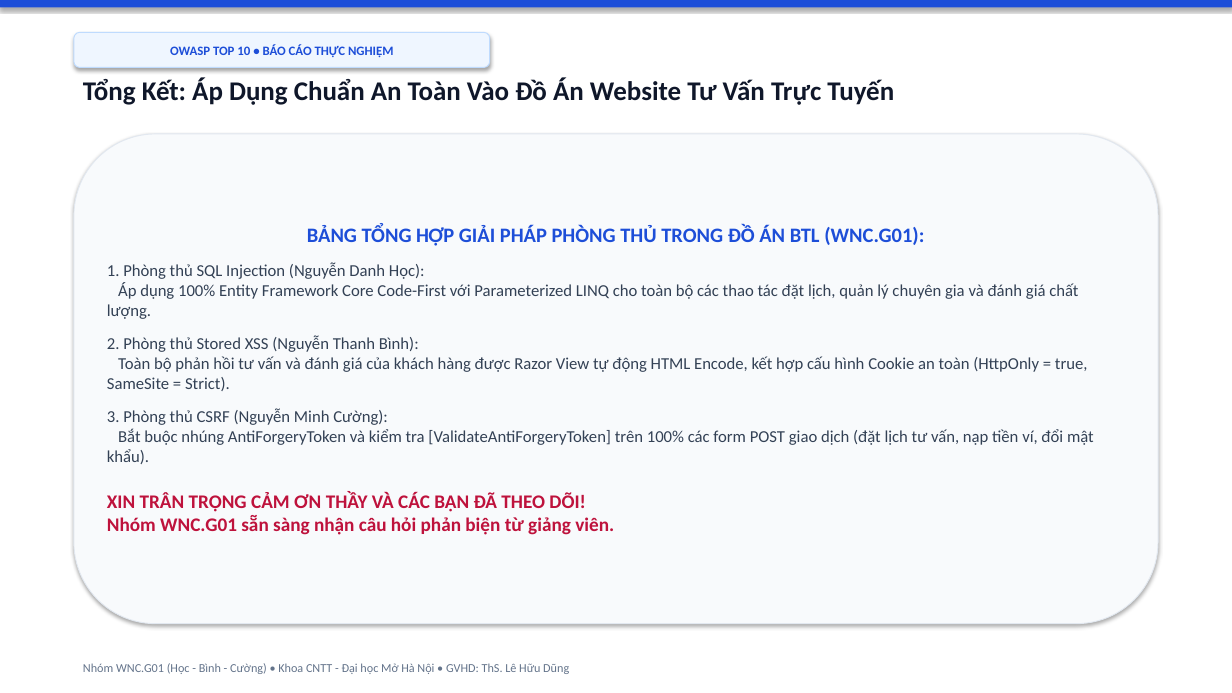
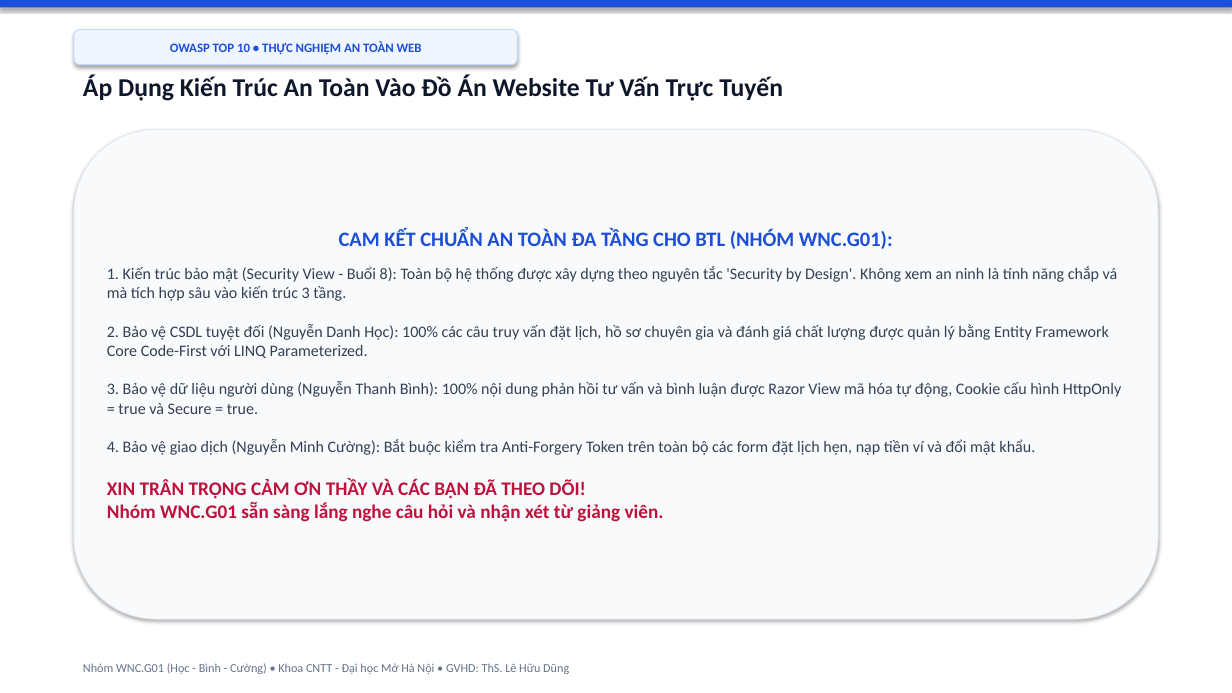
Before and after one commit to hocjsoo/OWASP_Demo, a slide deck: slide 16 of Slide_OWASP_Top3_Nhom_WNC_G01.pptx (slide 5 before the commit). Drawn at 1232x693 pixels with LibreOffice and Linux fonts; fonts in the diff are those of the drawing. Boxes give left, top, right and bottom in pixels: in the first picture for what was removed or moved away, otherwise in the second. Text is boxed around its words. In the diff, an @@ line names an element or a change of style, - is before the commit and + after.

```diff
--- a/Slide_OWASP_Top3_Nhom_WNC_G01.pptx
+++ b/Slide_OWASP_Top3_Nhom_WNC_G01.pptx
@@ rounded rectangle "OWASP TOP 10 • THỰC ...": place and size @@
-rounded rectangle "OWASP TOP 10 • THỰC ..." at bbox=[74, 32, 490, 67]
+rounded rectangle "OWASP TOP 10 • THỰC ..." at bbox=[74, 30, 518, 65]
@@ text in rounded rectangle at bbox=[170, 41, 422, 54]: text changed @@
-OWASP TOP 10 • BÁO CÁO THỰC NGHIỆM
+OWASP TOP 10 • THỰC NGHIỆM AN TOÀN WEB
@@ text at bbox=[83, 75, 783, 101]: text changed; size 21 to 20 pt @@
-Tổng Kết: Áp Dụng Chuẩn An Toàn Vào Đồ Án Website Tư Vấn Trực Tuyến
+Áp Dụng Kiến Trúc An Toàn Vào Đồ Án Website Tư Vấn Trực Tuyến
@@ rounded rectangle "CAM KẾT CHUẨN AN TOÀN ...": place and size @@
-rounded rectangle "CAM KẾT CHUẨN AN TOÀN ..." at bbox=[74, 134, 1158, 624]
+rounded rectangle "CAM KẾT CHUẨN AN TOÀN ..." at bbox=[74, 129, 1158, 619]
@@ text in rounded rectangle at bbox=[107, 229, 1121, 522]: text changed; size 13 to 12.5 pt @@
-BẢNG TỔNG HỢP GIẢI PHÁP PHÒNG THỦ TRONG ĐỒ ÁN BTL (WNC.G01):
-1. Phòng thủ SQL Injection (Nguyễn Danh Học):
-Áp dụng 100% Entity Framework Core Code-First với Parameterized LINQ cho toàn bộ các thao tác đặt lịch, quản lý chuyên gia và đánh giá chất lượng.
-2. Phòng thủ Stored XSS (Nguyễn Thanh Bình):
-Toàn bộ phản hồi tư vấn và đánh giá của khách hàng được Razor View tự động HTML Encode, kết hợp cấu hình Cookie an toàn (HttpOnly = true, SameSite = Strict).
-3. Phòng thủ CSRF (Nguyễn Minh Cường):
-Bắt buộc nhúng AntiForgeryToken và kiểm tra [ValidateAntiForgeryToken] trên 100% các form POST giao dịch (đặt lịch tư vấn, nạp tiền ví, đổi mật khẩu).
-XIN TRÂN TRỌNG CẢM ƠN THẦY VÀ CÁC BẠN ĐÃ THEO DÕI!
-Nhóm WNC.G01 sẵn sàng nhận câu hỏi phản biện từ giảng viên.
+CAM KẾT CHUẨN AN TOÀN ĐA TẦNG CHO BTL (NHÓM WNC.G01):
+1. Kiến trúc bảo mật (Security View - Buổi 8): Toàn bộ hệ thống được xây dựng theo nguyên tắc 'Security by Design'. Không xem an ninh là tính năng chắp vá mà tích hợp sâu vào kiến trúc 3 tầng.
+2. Bảo vệ CSDL tuyệt đối (Nguyễn Danh Học): 100% các câu truy vấn đặt lịch, hồ sơ chuyên gia và đánh giá chất lượng được quản lý bằng Entity Framework Core Code-First với LINQ Parameterized.
+3. Bảo vệ dữ liệu người dùng (Nguyễn Thanh Bình): 100% nội dung phản hồi tư vấn và bình luận được Razor View mã hóa tự động, Cookie cấu hình HttpOnly = true và Secure = true.
+4. Bảo vệ giao dịch (Nguyễn Minh Cường): Bắt buộc kiểm tra Anti-Forgery Token trên toàn bộ các form đặt lịch hẹn, nạp tiền ví và đổi mật khẩu.
+XIN TRÂN TRỌNG CẢM ƠN THẦY VÀ CÁC BẠN ĐÃ THEO DÕI!
+Nhóm WNC.G01 sẵn sàng lắng nghe câu hỏi và nhận xét từ giảng viên.
```
Also in this commit, not shown: 3 other slides changed, 12 slides added, 1 slide removed, 3 other files.
